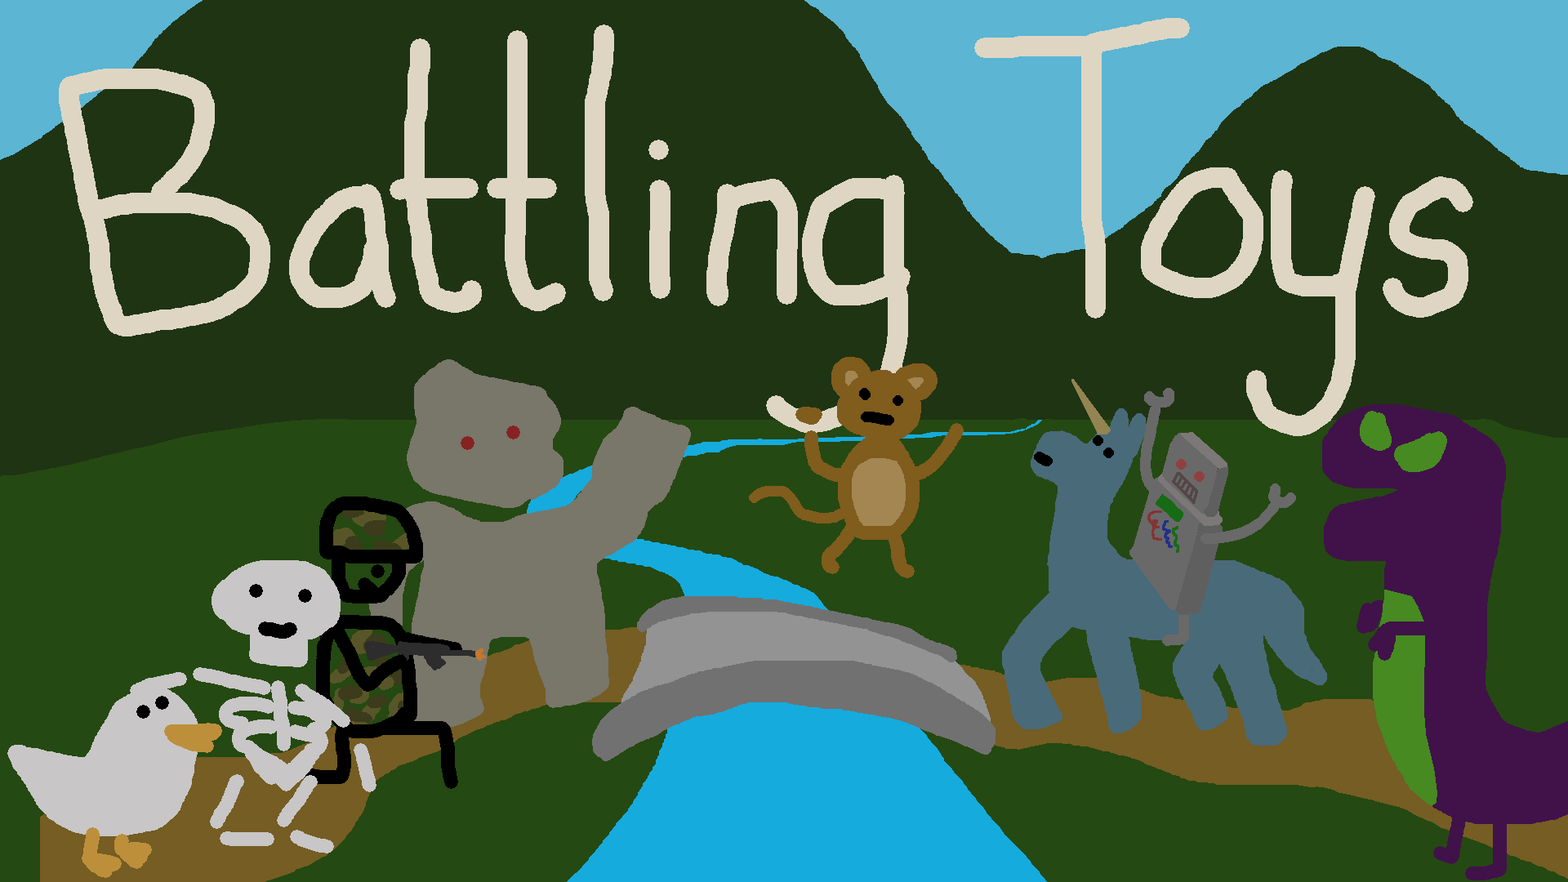
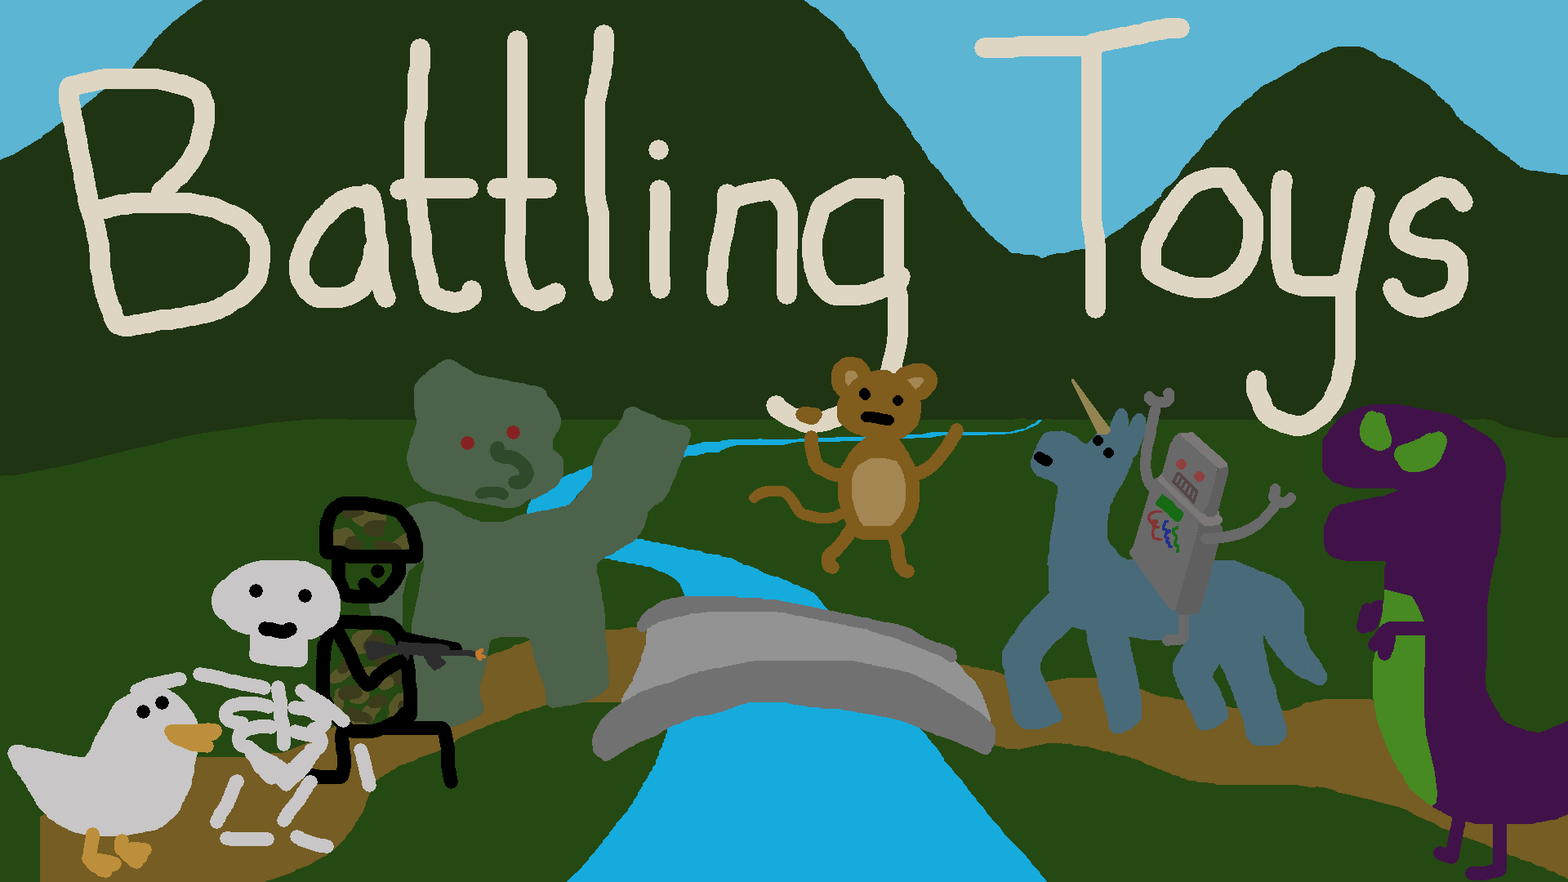
Before/after of a 1568x882 layered artwork. What changed in the layer stack:
painted on "Golem" over [368, 359, 691, 727]